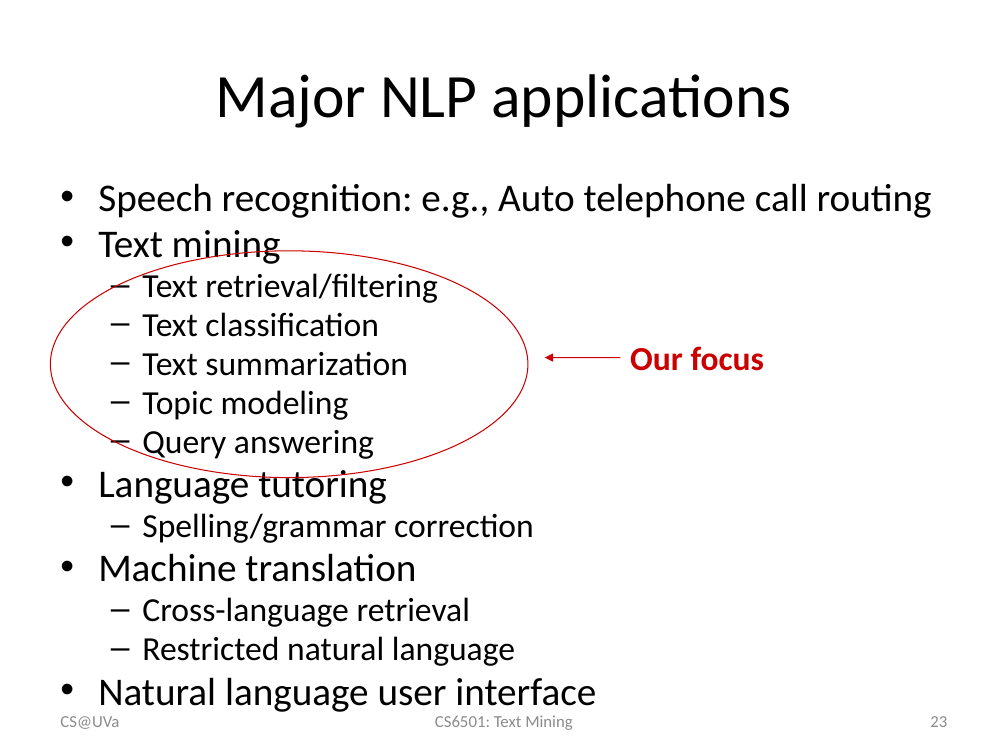
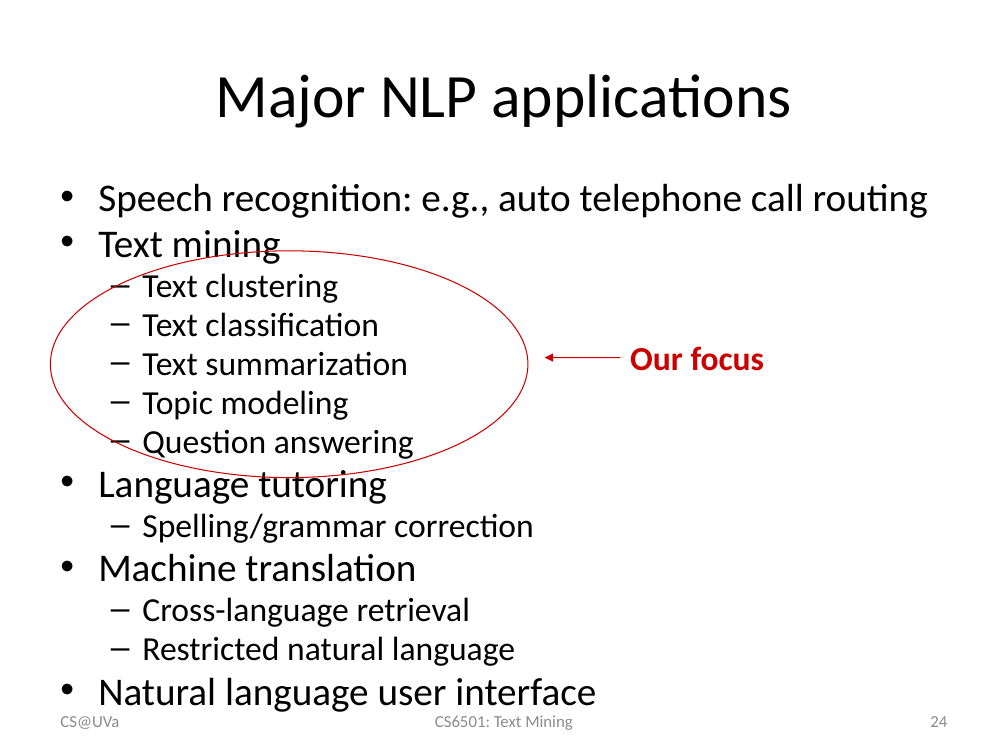
Before and after one commit to wang296/CS6501-Text-Mining, a slide deck: slide 24 of docs/IntroductionToNLP.pptx (slide 23 before the commit). Drawn at 1008x756 pixels with LibreOffice and Linux fonts; fonts in the diff are those of the drawing. Boxes give left, top, right and bottom in pixels: in the first picture for what was removed or moved away, otherwise in the second. Text is boxed around its words. In the diff, an @@ line names an element or a change of style, - is before the commit and + after.

```diff
--- a/docs/IntroductionToNLP.pptx
+++ b/docs/IntroductionToNLP.pptx
@@ text at (98,183,928,218): text changed @@
-• Speech recognition: e.g., Auto telephone call routing
+• Speech recognition: e.g., auto telephone call routing
@@ text at (142,269,338,303): text changed @@
-  – Text retrieval/filtering
+  – Text clustering
@@ text at (142,430,414,461): text changed @@
-  – Query answering
+  – Question answering
@@ page number at (930,716,947,727): text changed @@
-23
+24
```
Also in this commit, not shown: 1 other slide changed, 1 slide added, 4 other files.
